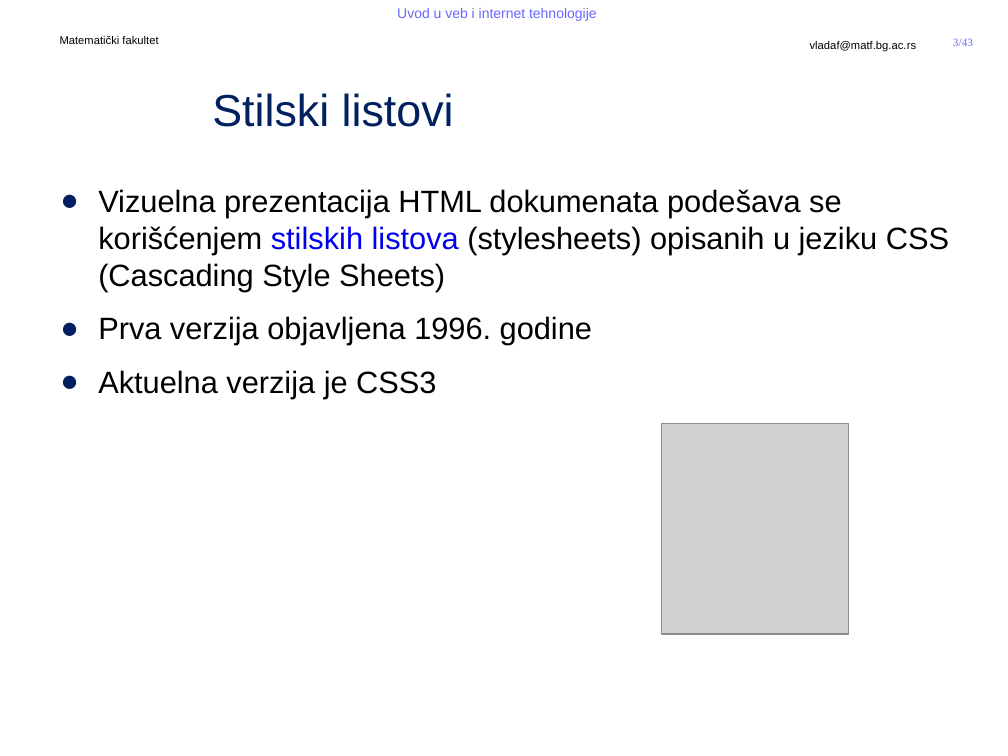
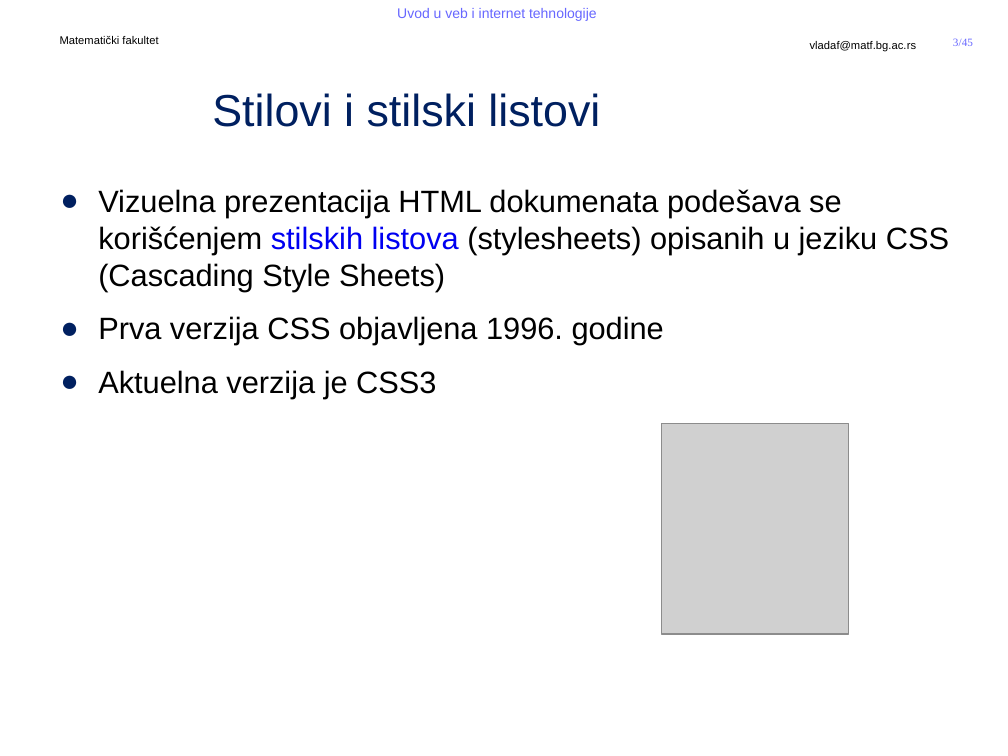
Before and after one commit to MatfUVIT/info, a slide deck: slide 3 of predavanja/prezentacije/UVIT04-01-Stilovi-CSS.pptx. Drawn at 1008x756 pixels with LibreOffice and Linux fonts; fonts in the diff are those of the drawing; grey boxes stand for pictures; background and template pictures are left out. Boxes give left, top, right and bottom in pixels: in the first picture for what was removed or moved away, otherwise in the second. Text is boxed around its words. In the diff, an @@ line names an element or a change of style, - is before the commit and + after.

```diff
--- a/predavanja/prezentacije/UVIT04-01-Stilovi-CSS.pptx
+++ b/predavanja/prezentacije/UVIT04-01-Stilovi-CSS.pptx
@@ page number at [953,38,973,46]: text changed @@
-3/43
+3/45
@@ title at [212,93,600,127]: text changed @@
-Stilski listovi
+Stilovi i stilski listovi
@@ text at [98,316,664,345]: text changed @@
-● Prva verzija objavljena 1996. godine
+● Prva verzija CSS objavljena 1996. godine
```
Also in this commit, not shown: 12 other slides changed, 2 slides added, 48 other files.
